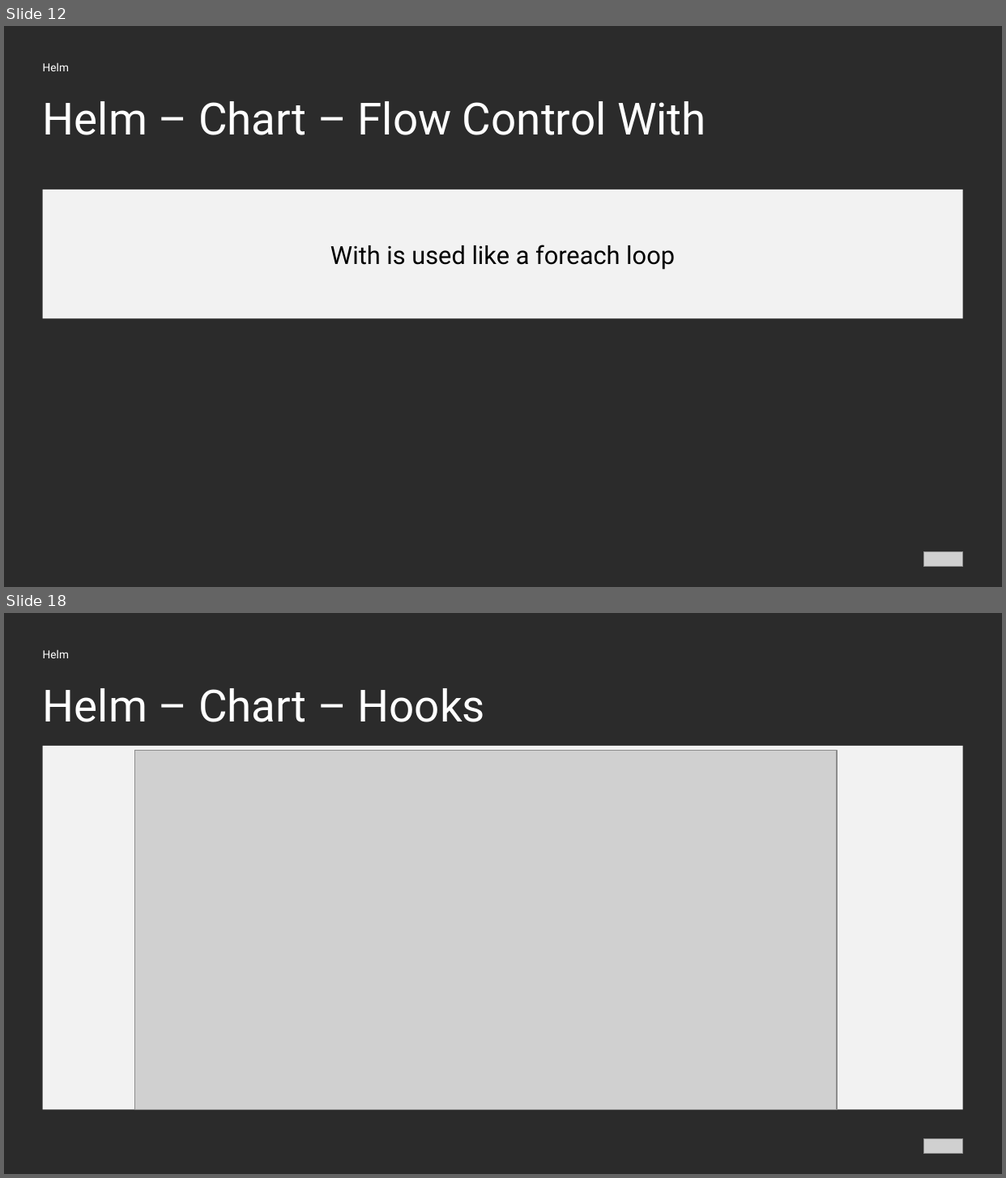
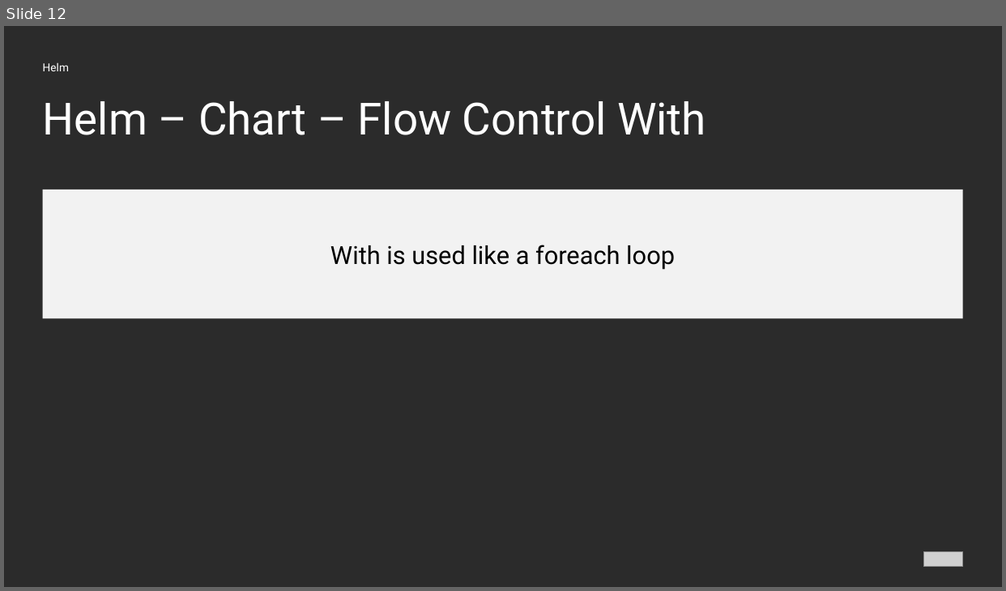
Before and after one commit to Hassel93/helm_course, a slide deck: presentations/02_02_Functions.pptx. Shown one above the other, each under a label of ours: slides 12 and 18 before the commit, slide 12 after it; the slides between them are not shown. The pictures are 1006x1178 and 1006x591 pixels, drawn with LibreOffice and Linux fonts; fonts in the diff are those of the drawing; grey boxes stand for pictures; background and template pictures are left out; a plain dark background stands for a picture behind light text. Boxes give left, top, right and bottom in pixels: in the first picture for what was removed or moved away, otherwise in the second. Text is boxed around its words. In the diff, an @@ line names an element or a change of style, - is before the commit and + after.

```diff
--- a/presentations/02_02_Functions.pptx
+++ b/presentations/02_02_Functions.pptx
@@ slide 18 removed at (4, 613, 1002, 1174), background picture (left out) @@
@@ text removed at (43, 649, 69, 658) @@
-Helm
@@ text removed at (43, 688, 485, 722) @@
-Helm – Chart – Hooks
@@ rectangle removed at (43, 746, 963, 1110) @@
@@ picture removed at (134, 750, 836, 1110) @@
@@ picture removed at (924, 1139, 963, 1154) @@
```
Also in this commit, not shown: 3 slides changed, 4 other slides removed, 44 other files.
